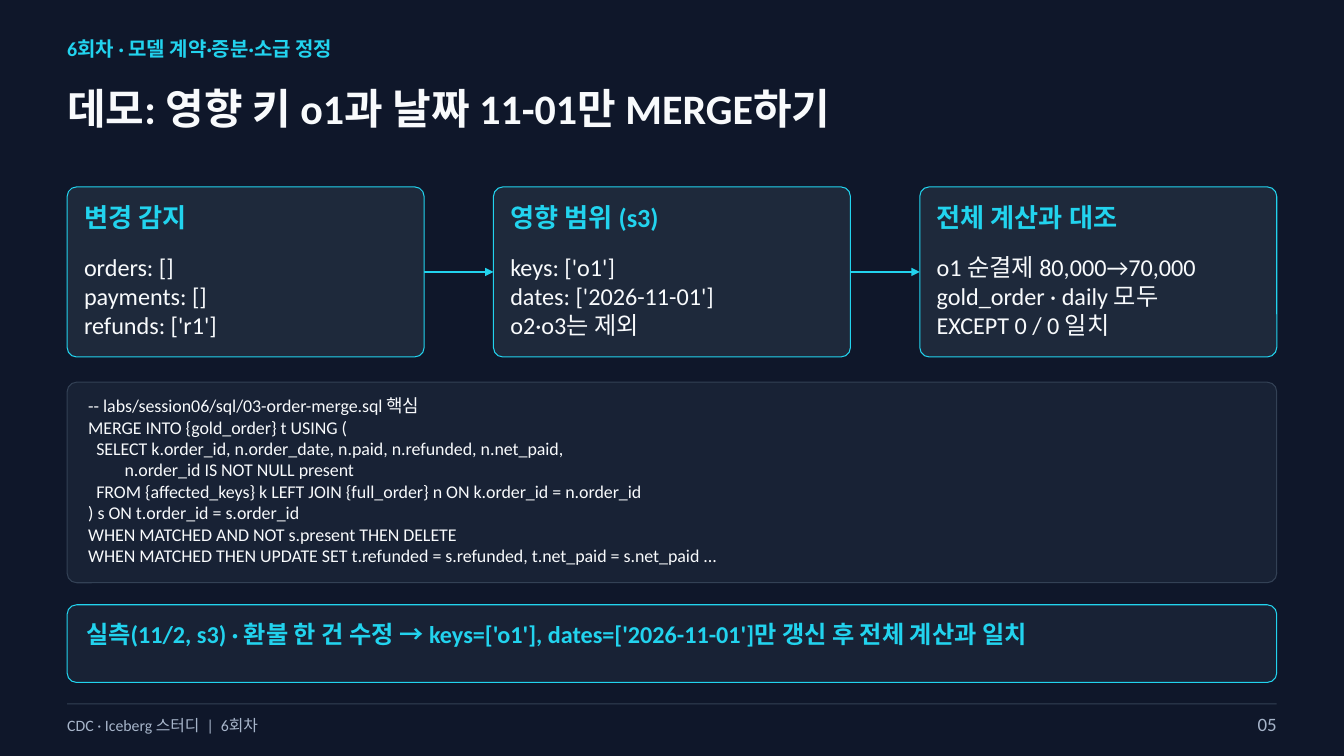
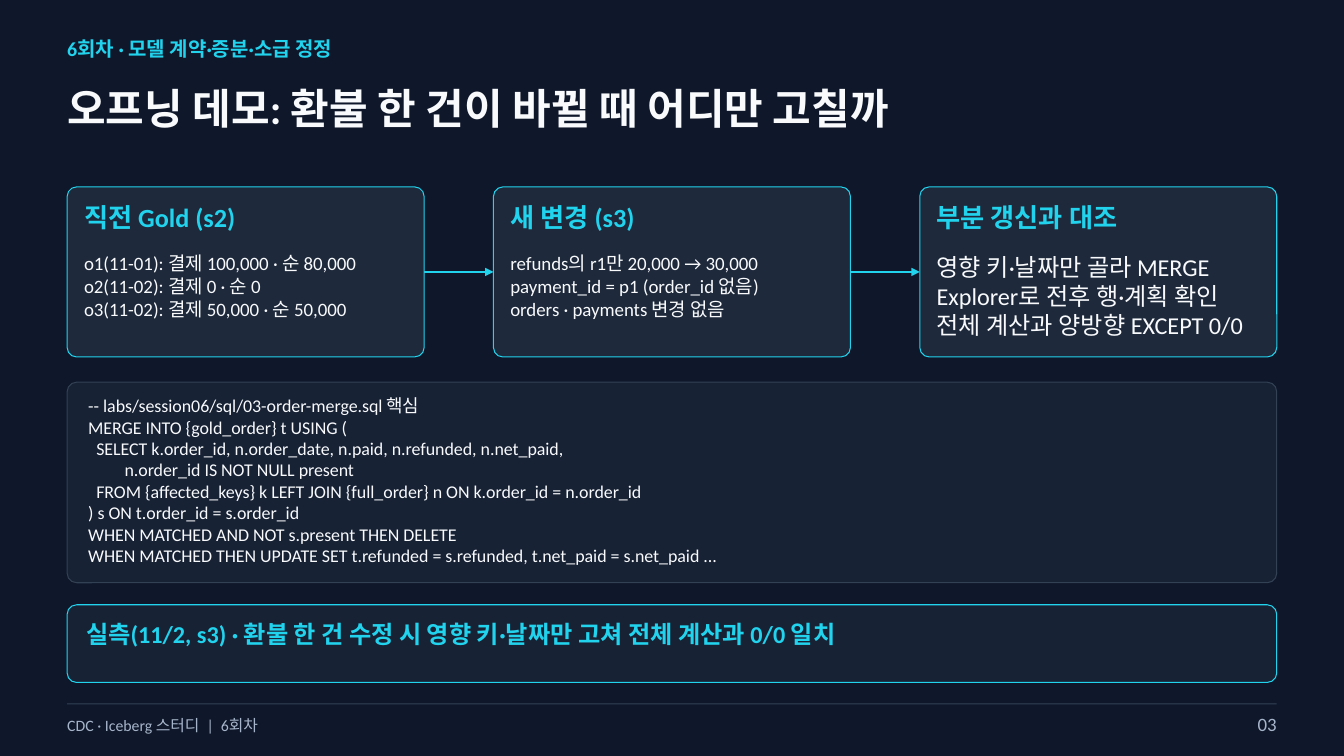
Before and after one commit to kim-dabin/cdc-lakehouse-study, a slide deck: slide 3 of labs/session06/slides/06-session06-student.pptx (slide 5 before the commit). Drawn at 1344x756 pixels with LibreOffice and Linux fonts; fonts in the diff are those of the drawing. Boxes give left, top, right and bottom in pixels: in the first picture for what was removed or moved away, otherwise in the second. Text is boxed around its words. In the diff, an @@ line names an element or a change of style, - is before the commit and + after.

```diff
--- a/labs/session06/slides/06-session06-student.pptx
+++ b/labs/session06/slides/06-session06-student.pptx
@@ text at (67,88,889,128): text changed @@
-데모: 영향 키 o1과 날짜 11-01만 MERGE하기
+오프닝 데모: 환불 한 건이 바뀔 때 어디만 고칠까
@@ text at (84,205,235,231): text changed @@
-변경 감지
+직전 Gold (s2)
@@ text at (510,205,635,231): text changed @@
-영향 범위 (s3)
+새 변경 (s3)
@@ text at (937,205,1117,230): text changed @@
-전체 계산과 대조
+부분 갱신과 대조
@@ text at (84,254,356,319): text changed; size 17.2 to 13.5 pt @@
-orders: []
-payments: []
-refunds: ['r1']
+o1(11-01): 결제 100,000 · 순 80,000
+o2(11-02): 결제 0 · 순 0
+o3(11-02): 결제 50,000 · 순 50,000
@@ text at (510,255,758,319): text changed; size 17.2 to 13.5 pt @@
-keys: ['o1']
-dates: ['2026-11-01']
-o2·o3는 제외
+refunds의 r1만 20,000 → 30,000
+payment_id = p1 (order_id 없음)
+orders · payments 변경 없음
@@ text at (937,256,1243,336): text changed @@
-o1 순결제 80,000→70,000
-gold_order · daily 모두
-EXCEPT 0 / 0 일치
+영향 키·날짜만 골라 MERGE
+Explorer로 전후 행·계획 확인
+전체 계산과 양방향 EXCEPT 0/0
@@ text at (86,622,835,647): text changed @@
-실측(11/2, s3) · 환불 한 건 수정 → keys=['o1'], dates=['2026-11-01']만 갱신 후 전체 계산과 일치
+실측(11/2, s3) · 환불 한 건 수정 시 영향 키·날짜만 고쳐 전체 계산과 0/0 일치
@@ text at (1258,719,1277,731): text changed @@
-05
+03
```
Also in this commit, not shown: 20 other slides changed, 11 slides removed, 3 other files.
